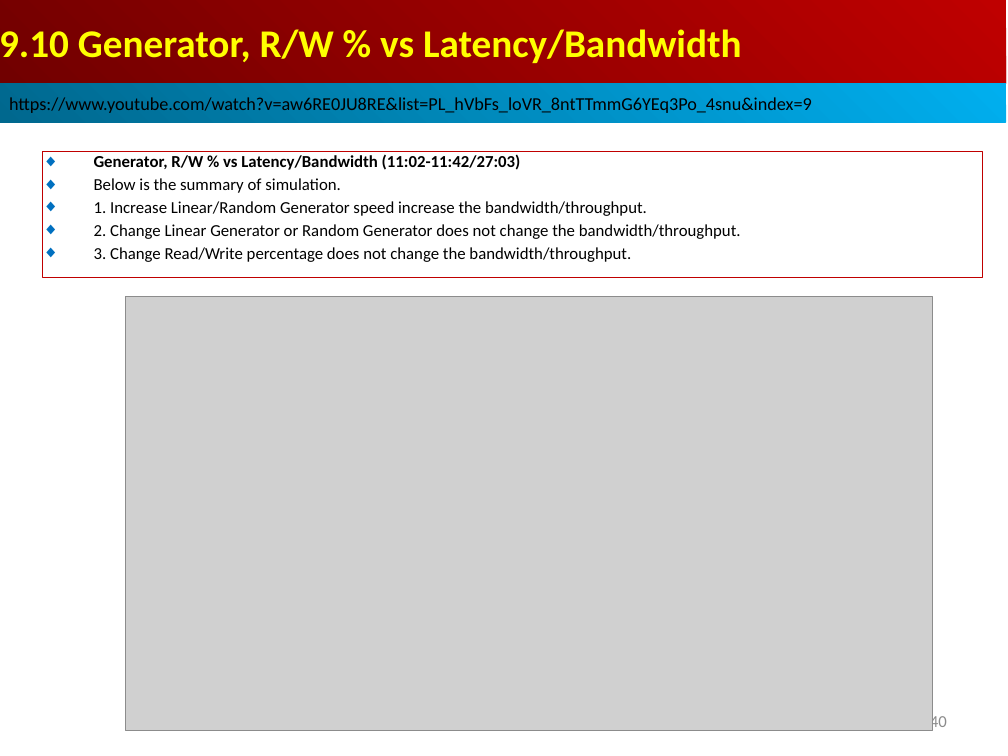
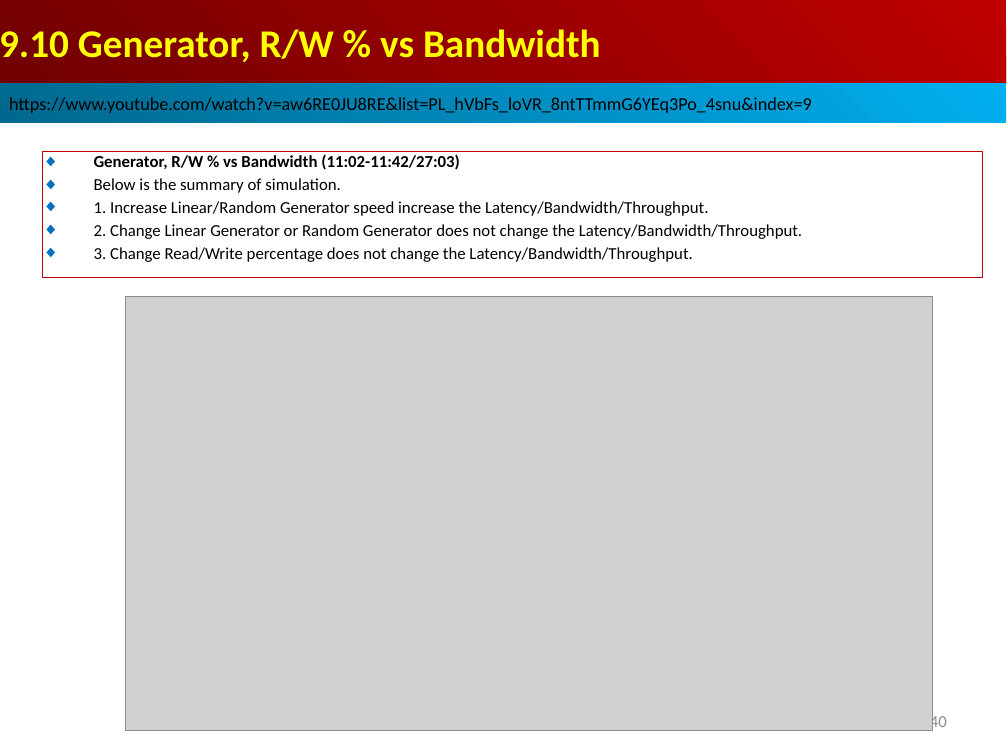
Before and after one commit to peterhchen/AIU_CS850_Gem5_McPAT, a slide deck: slide 40 of 050_Gem5/009.MemMod/000_Video/009.MemMod.ppt. Drawn at 1008x756 pixels with LibreOffice and Linux fonts; fonts in the diff are those of the drawing; grey boxes stand for pictures. Boxes give left, top, right and bottom in pixels: in the first picture for what was removed or moved away, otherwise in the second. Text is boxed around its words. In the diff, an @@ line names an element or a change of style, - is before the commit and + after.

```diff
--- a/050_Gem5/009.MemMod/000_Video/009.MemMod.ppt
+++ b/050_Gem5/009.MemMod/000_Video/009.MemMod.ppt
@@ text in rectangle at (0, 29, 601, 62): text changed @@
-9.10 Generator, R/W % vs Latency/Bandwidth
+9.10 Generator, R/W % vs Bandwidth
@@ text in rectangle at (94, 154, 460, 170): text changed @@
-◆ Generator, R/W % vs Latency/Bandwidth (11:02-11:42/27:03)
+◆ Generator, R/W % vs Bandwidth (11:02-11:42/27:03)
@@ text in rectangle at (94, 201, 802, 262): text changed @@
-◆ 1. Increase Linear/Random Generator speed increase the bandwidth/throughput.
-◆ 2. Change Linear Generator or Random Generator does not change the bandwidth/throughput.
-◆ 3. Change Read/Write percentage does not change the bandwidth/throughput.
+◆ 1. Increase Linear/Random Generator speed increase the Latency/Bandwidth/Throughput.
+◆ 2. Change Linear Generator or Random Generator does not change the Latency/Bandwidth/Throughput.
+◆ 3. Change Read/Write percentage does not change the Latency/Bandwidth/Throughput.
```
Also in this commit, not shown: 2 other slides changed.
